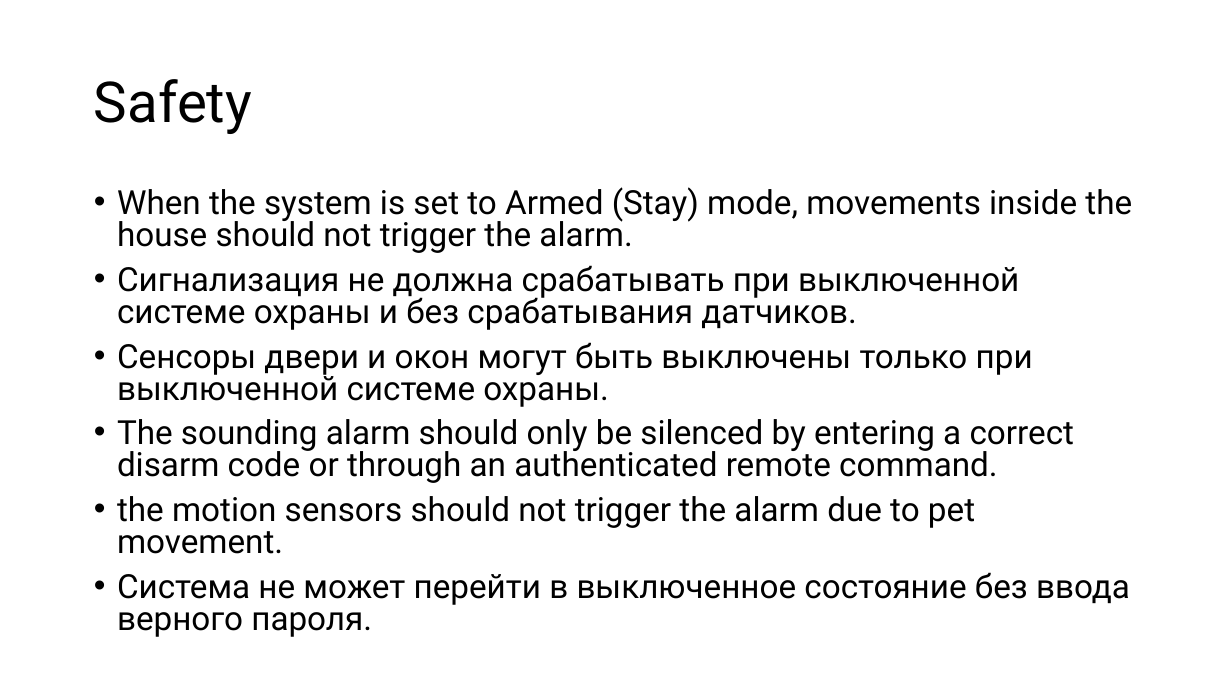
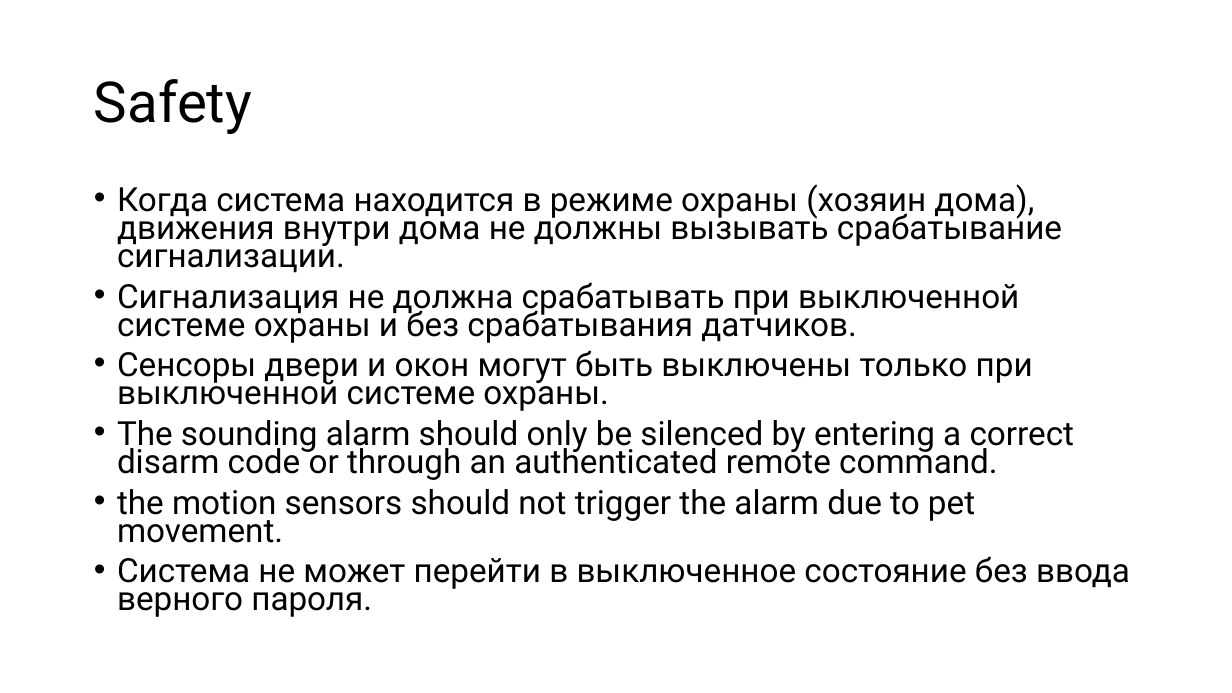
Before and after one commit to Dmitrryy/model-checking, a slide deck: slide 6 of SmartHome.PPTX. Drawn at 1232x693 pixels with LibreOffice and Linux fonts; fonts in the diff are those of the drawing. Boxes give left, top, right and bottom in pixels: in the first picture for what was removed or moved away, otherwise in the second. Text is boxed around its words. In the diff, an @@ line names an element or a change of style, - is before the commit and + after.

```diff
--- a/SmartHome.PPTX
+++ b/SmartHome.PPTX
@@ text at box(117, 184, 1062, 273): text changed @@
-• When the system is set to Armed (Stay) mode, movements inside the house should not trigger the alarm.
+• Когда система находится в режиме охраны (хозяин дома), движения внутри дома не должны вызывать срабатывание сигнализации.
@@ text at box(117, 282, 1130, 617): line spacing 0.8 to 0.7 @@
```
Also in this commit, not shown: 1 other slide changed, 1 other file.
